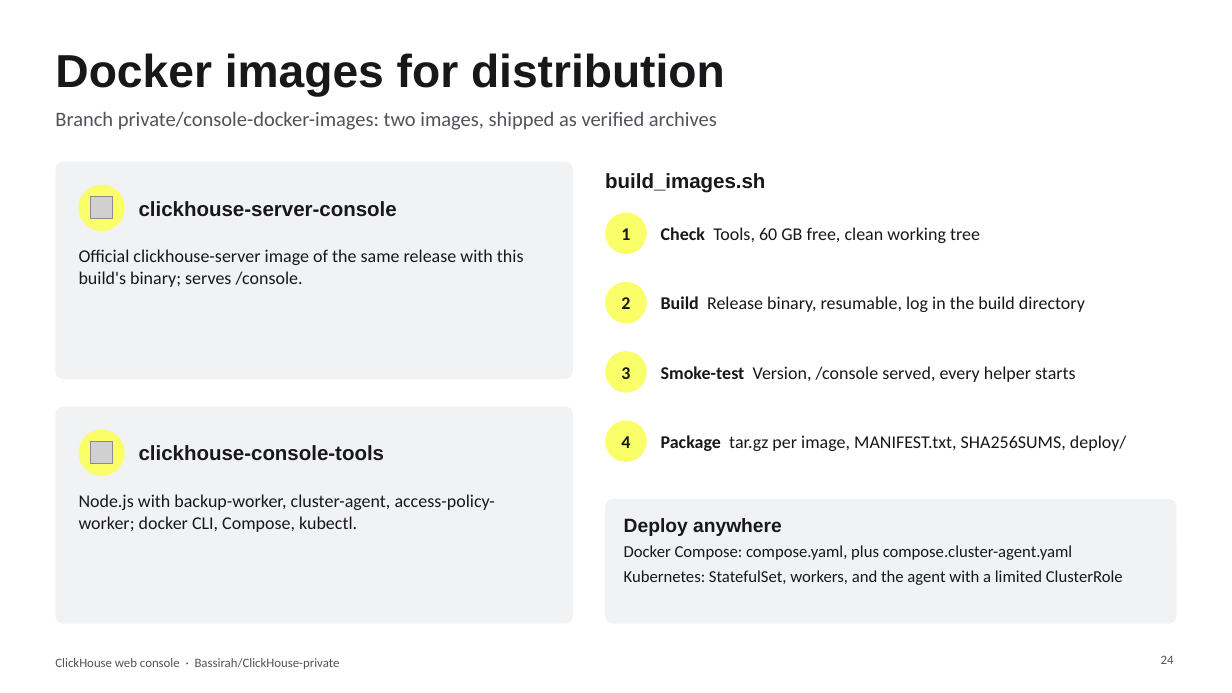
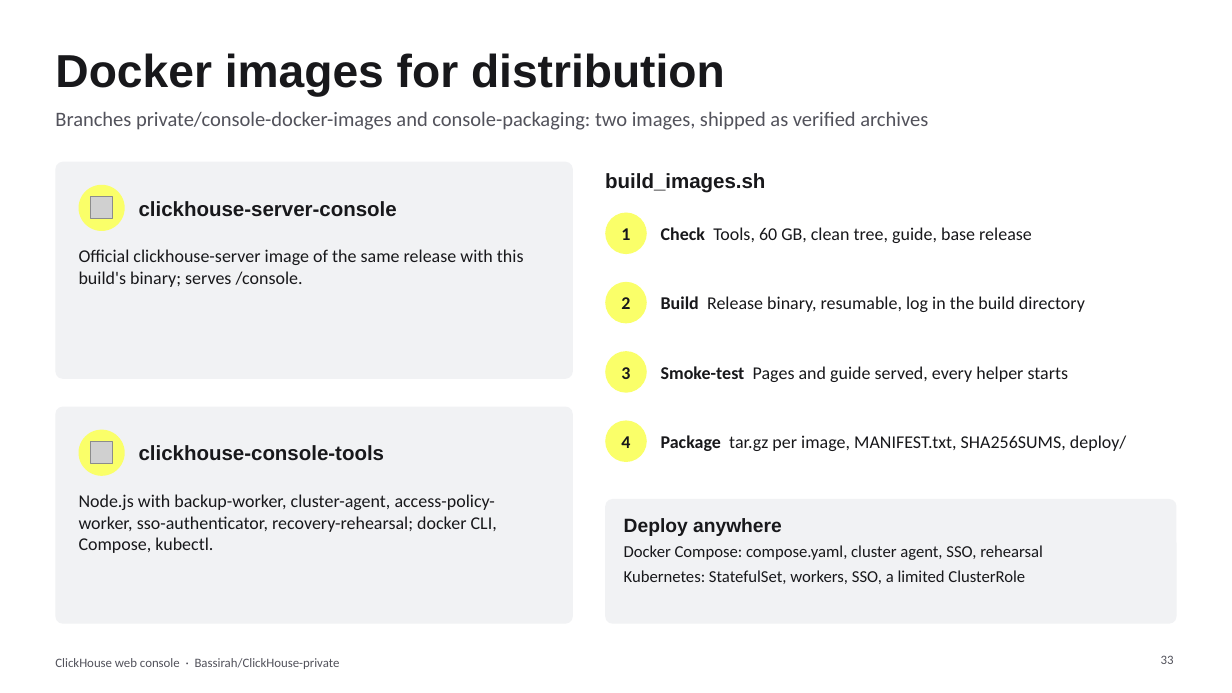
Before and after one commit to Bassirah/ClickHouse-private, a slide deck: slide 33 of docs/custom_dev/ClickHouse-Web-Console-Solution.pptx (slide 24 before the commit). Drawn at 1232x693 pixels with LibreOffice and Linux fonts; fonts in the diff are those of the drawing; grey boxes stand for pictures. Boxes give left, top, right and bottom in pixels: in the first picture for what was removed or moved away, otherwise in the second. Text is boxed around its words. In the diff, an @@ line names an element or a change of style, - is before the commit and + after.

```diff
--- a/docs/custom_dev/ClickHouse-Web-Console-Solution.pptx
+++ b/docs/custom_dev/ClickHouse-Web-Console-Solution.pptx
@@ text at bbox=[55, 111, 928, 130]: text changed @@
-Branch private/console-docker-images: two images, shipped as verified archives
+Branches private/console-docker-images and console-packaging: two images, shipped as verified archives
@@ text at bbox=[661, 227, 1032, 243]: text changed @@
-Check Tools, 60 GB free, clean working tree
+Check Tools, 60 GB, clean tree, guide, base release
@@ text at bbox=[661, 366, 1069, 382]: text changed @@
-Smoke-test Version, /console served, every helper starts
+Smoke-test Pages and guide served, every helper starts
@@ text at bbox=[79, 494, 497, 553]: text changed @@
-Node.js with backup-worker, cluster-agent, access-policy-worker; docker CLI, Compose, kubectl.
+Node.js with backup-worker, cluster-agent, access-policy-worker, sso-authenticator, recovery-rehearsal; docker CLI, Compose, kubectl.
@@ text at bbox=[624, 545, 1043, 584]: text changed @@
-Docker Compose: compose.yaml, plus compose.cluster-agent.yaml
-Kubernetes: StatefulSet, workers, and the agent with a limited ClusterRole
+Docker Compose: compose.yaml, cluster agent, SSO, rehearsal
+Kubernetes: StatefulSet, workers, SSO, a limited ClusterRole
@@ page number at bbox=[1161, 655, 1174, 664]: text changed @@
-24
+33
```
Also in this commit, not shown: 9 other slides changed, 9 slides added, 1 other file.
